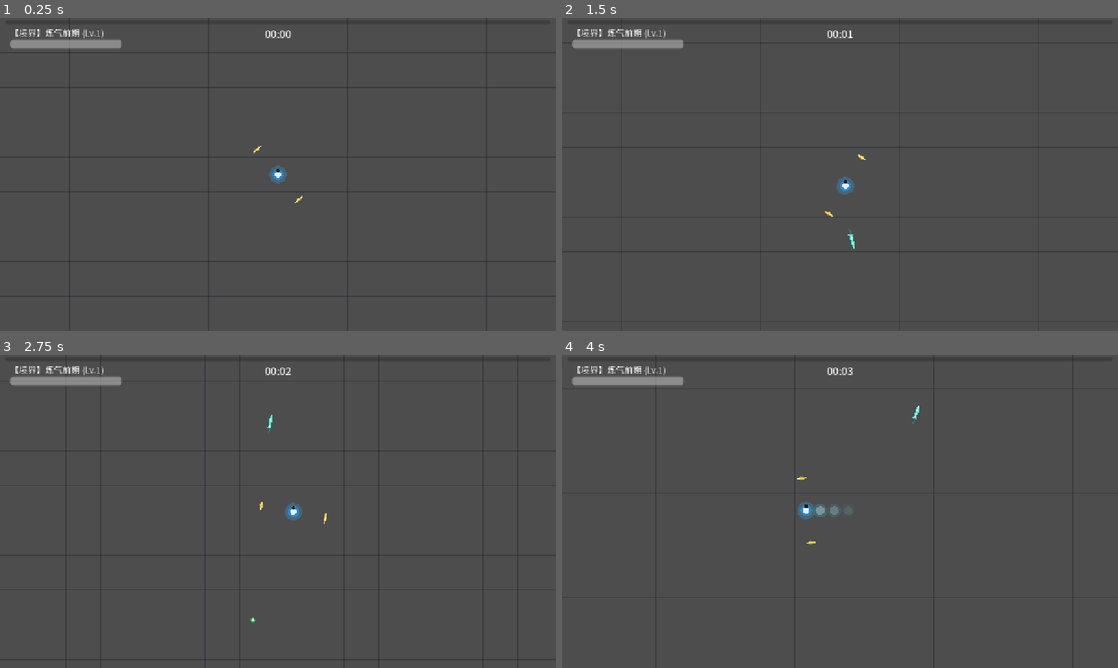
Above: before the commit, frames 1-4 (two rows, left to right).
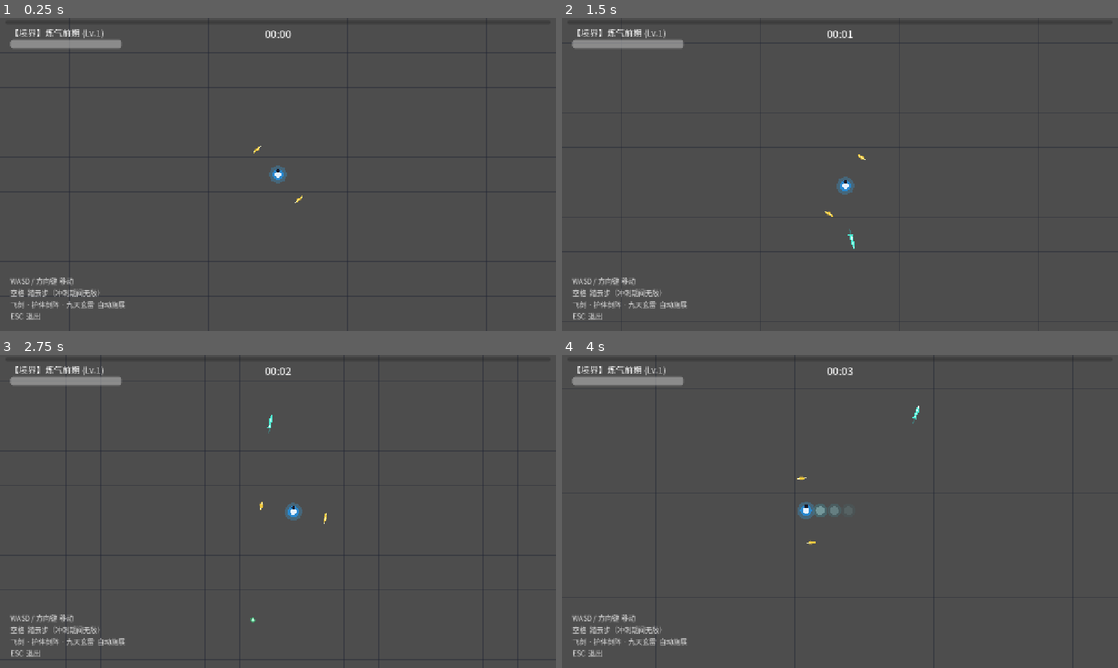
Above: after the commit, the same moments.

Repository: thegreatjx/pocket-daoist
Game: Godot game, scene res://scenes/main.tscn
Two runs of this game, one before a commit and one after it. Both use one fixed random seed, a clock stepped at 60 frames per second and the inputs below.
Inputs:
- Up to frame 1 (0.25 s): no input
- Up to frame 2 (1.5 s): tap Enter at 0.5 s; hold D 0.53-1.28 s; tap Space at 0.77 s; hold S from 1.28 s (still down)
- Up to frame 3 (2.75 s): tap Space at 1.52, 2 s; release S at 2.03 s; hold D from 2.03 s (still down)
- Up to frame 4 (4 s): release D at 2.78 s; hold W 2.78-3.53 s; tap Space at 3.02, 3.77 s; tap Enter at 3.5 s; hold A from 3.53 s (still down)

The runs differ from the first frame. In frame 1, 0.7% of the frame differs, in the area x 1-23%, y 82-97%; in frame 2, 0.7%; in frame 3, 0.7%; in frame 4, 0.7%.

Commit message:
feat(ui): 加入操作提示（9秒后淡出）与 ESC 退出

Diff:
--- a/scenes/ui.tscn
+++ b/scenes/ui.tscn
@@ -56,3 +56,18 @@
 offset_bottom = 14.0
 grow_horizontal = 2
 show_percentage = false
+
+[node name="HintLabel" type="Label" parent="HUD"]
+layout_mode = 1
+anchors_preset = 2
+anchor_top = 1.0
+anchor_bottom = 1.0
+offset_left = 24.0
+offset_top = -118.0
+offset_right = 420.0
+offset_bottom = -22.0
+grow_vertical = 0
+modulate = Color(1, 1, 1, 0.85)
+theme_override_font_sizes/font_size = 16
+text = "WASD / 方向键  移动\n空格  踏云步（冲刺期间无敌）\n飞剑 · 护体剑阵 · 九天玄雷  自动施展\nESC  退出"
+vertical_alignment = 2
--- a/scripts/ui.gd
+++ b/scripts/ui.gd
@@ -4,14 +4,37 @@
 @onready var exp_bar: ProgressBar = $HUD/ExpBar
 @onready var realm_label: Label = $HUD/RealmLabel
 @onready var timer_label: Label = $HUD/TimerLabel
+@onready var hint_label: Label = $HUD/HintLabel
+
+# 操作提示停留时长，之后淡出，不干扰战斗视野
+const HINT_VISIBLE_SECONDS := 9.0
+const HINT_FADE_SECONDS := 2.0
 
 var game_time: float = 0.0
+var kill_count_shown: int = 0
+
+func _ready() -> void:
+	_schedule_hint_fade()
+
+func _schedule_hint_fade() -> void:
+	if hint_label == null:
+		return
+	var t = create_tween()
+	t.tween_interval(HINT_VISIBLE_SECONDS)
+	t.tween_property(hint_label, "modulate:a", 0.0, HINT_FADE_SECONDS)
 
 func _process(delta: float) -> void:
 	game_time += delta
 	var minutes = int(game_time) / 60
 	var seconds = int(game_time) % 60
 	timer_label.text = "%02d:%02d" % [minutes, seconds]
+
+	# ESC 退出：窗口模式下的常规预期操作
+	if Input.is_key_pressed(KEY_ESCAPE):
+		# 升级面板打开时 ESC 不做退出，避免误触丢进度
+		if not get_tree().paused:
+			Sfx.stop_all()
+			get_tree().quit()
 
 func update_health(curr: float, max_h: float) -> void:
 	hp_bar.max_value = max_h
